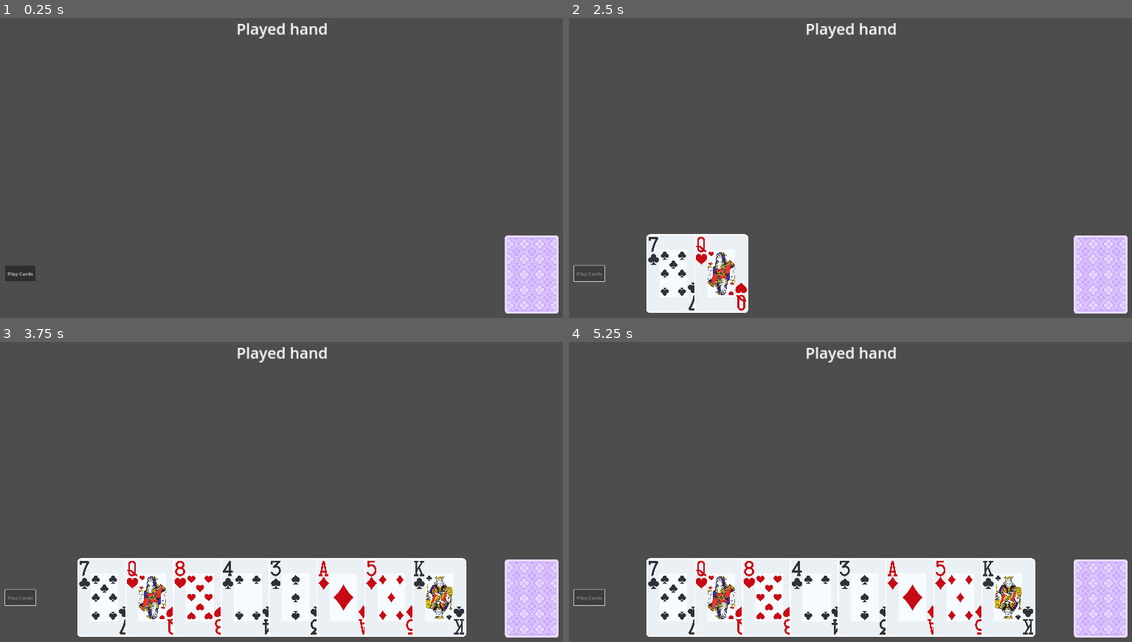
Above: before the commit, frames 1-4 (two rows, left to right).
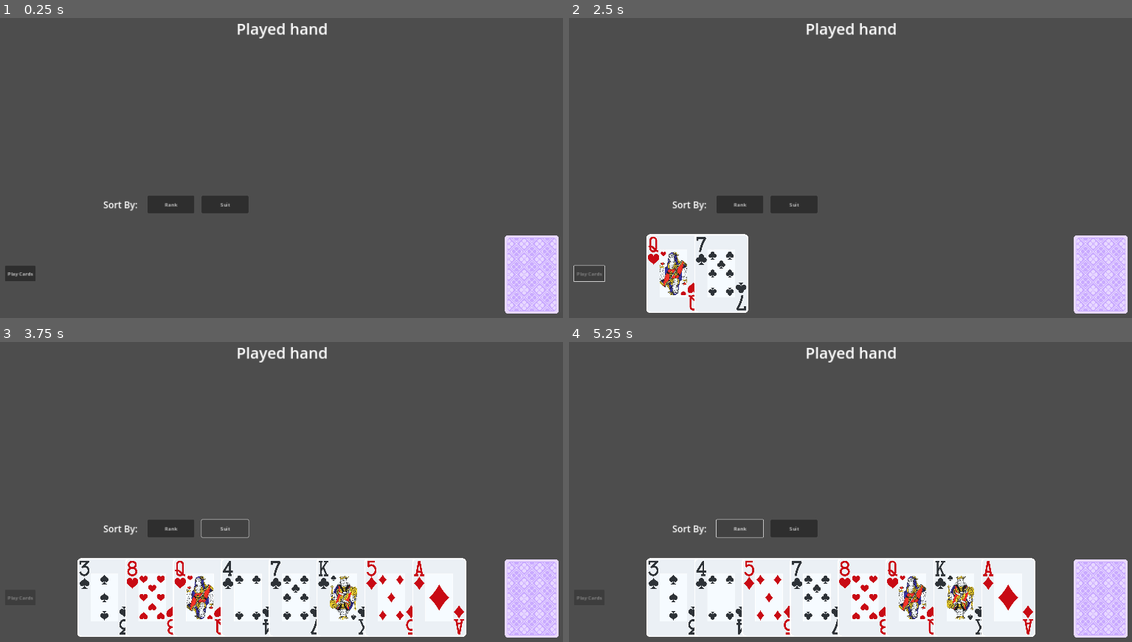
Above: after the commit, the same moments.

Repository: joverlee521/godot-card-game
Game: Godot game, scene res://scenes/card_battle.tscn
Same seed, same stepped clock (60 frames per second), same inputs: the game is played once before the commit and once after it. The project has no main scene, so this scene is started directly.
Inputs (mouse positions are in pixels of both pictures, inside the frame that each line leads up to):
- Up to frame 1 (0.25 s): no input
- Up to frame 2 (2.5 s): click (737, 204) at 0.5 s, where only the run after the commit has a clickable "Rank"; click (794, 204) at 1.25 s, where only the run after the commit has a clickable "Suit"; click "Play Cards" at 2 s
- Up to frame 3 (3.75 s): click (168, 528) at 2.75 s, where only the run after the commit has a clickable "Rank"; click (225, 528) at 3.5 s, where only the run after the commit has a clickable "Suit"
- Up to frame 4 (5.25 s): click "Play Cards" at 4.25 s; click (737, 528) at 5 s, where only the run after the commit has a clickable "Rank"

The runs differ from the first frame. In frame 1, 1.0% of the frame differs, in the area x 18-45%, y 59-66%; in frame 2, 2.5%; in frame 3, 3.7%; in frame 4, 4.5%, in the area x 0-83%, y 58-98%.

Commit message:
Sort player hand by name or suit

Diff:
--- a/scenes/card.gd
+++ b/scenes/card.gd
@@ -70,7 +70,7 @@
 			else:
 				position.y = position.y + 50
 
-			emit_signal("card_clicked", card_selected, self)
+			emit_signal("card_clicked")
 
 		self.get_viewport().set_input_as_handled()
 
--- a/scenes/card_battle.gd
+++ b/scenes/card_battle.gd
@@ -29,7 +29,8 @@
 
 
 func _on_cards_played(cards):
+	var num_cards_played = len(cards)
 	await $PlayedHand.add_played_cards(cards)
 
-	deal_cards(len(cards))
+	deal_cards(num_cards_played)
 	$PlayCards.set_disabled(false)
--- a/scenes/player_hand.gd
+++ b/scenes/player_hand.gd
@@ -12,9 +12,15 @@
 		hand.max_hand_size = value
 		set_card_x_spacing()
 
+
 var card_y
 var card_x_spacing
-var current_selected = 0
+
+var sort_attribute = "card_name":
+	set(value):
+		sort_attribute = value
+		position_all_cards()
+
 
 # Called when the node enters the scene tree for the first time.
 func _ready():
@@ -24,11 +30,6 @@
 	set_card_x_spacing()
 
 
-# Called every frame. 'delta' is the elapsed time since the previous frame.
-func _process(delta):
-	pass
-
-
 func set_card_x_spacing():
 	card_x_spacing = size.x/(hand.max_hand_size + 1)
 
@@ -36,6 +37,14 @@
 func position_card(card, card_order):
 	var card_x = card_order * card_x_spacing
 	card.position = Vector2(card_x, card_y)
+	card.z_index = card_order
+
+
+func position_all_cards():
+	hand.sort_cards(sort_attribute)
+	for i in hand.size():
+		var card = hand.cards[i]
+		position_card(card, i+1)
 
 
 func _on_deck_dealt_card(new_card):
@@ -46,35 +55,29 @@
 	new_card.card_clicked.connect(_on_card_clicked)
 	self.cards_selected.connect(new_card._on_cards_selected)
 
-	position_card(new_card, len(hand.cards))
+	position_all_cards()
 	new_card.reveal_card()
 
 
-func _on_card_clicked(card_selected, card):
-	if card_selected:
-		current_selected += 1
-		card.add_to_group("selected_cards")
-	else:
-		current_selected -= 1
-		card.remove_from_group("selected_cards")
+func _on_sort_by_name():
+	sort_attribute = "card_name"
 
-	emit_signal("cards_selected", current_selected == max_selected)
+
+func _on_sort_by_suit():
+	sort_attribute = "card_suit"
+
+
+func _on_card_clicked():
+	emit_signal("cards_selected", len(hand.selected_cards()) == max_selected)
 
 
 func _on_play_cards():
-	var selected_cards = get_tree().get_nodes_in_group("selected_cards")
-
-	var num_selected_cards = len(selected_cards)
-	current_selected = 0
-
+	var selected_cards = hand.selected_cards()
 	for card in selected_cards:
-		card.remove_from_group("selected_cards")
-		hand.cards.erase(card)
+		hand.remove_card(card)
 		remove_child(card)
 
-	for i in len(hand.cards):
-		var card = hand.cards[i]
-		position_card(card, i+1)
+	position_all_cards()
 
 	emit_signal("cards_played", selected_cards)
-	emit_signal("cards_selected", current_selected == max_selected)
+	emit_signal("cards_selected", len(hand.selected_cards()) == max_selected)
--- a/scenes/player_hand.tscn
+++ b/scenes/player_hand.tscn
@@ -16,3 +16,31 @@
 grow_vertical = 0
 color = Color(0.239216, 0, 0.25098, 0)
 script = ExtResource("1_shggg")
+
+[node name="Sort" type="Label" parent="."]
+layout_mode = 0
+offset_left = 152.0
+offset_top = -120.0
+offset_right = 264.0
+offset_bottom = -78.0
+theme_override_font_sizes/font_size = 30
+text = "Sort By:"
+
+[node name="SortByName" type="Button" parent="."]
+layout_mode = 0
+offset_left = 296.0
+offset_top = -128.0
+offset_right = 448.0
+offset_bottom = -72.0
+text = "Rank"
+
+[node name="SortBySuit" type="Button" parent="."]
+layout_mode = 0
+offset_left = 472.0
+offset_top = -128.0
+offset_right = 624.0
+offset_bottom = -72.0
+text = "Suit"
+
+[connection signal="pressed" from="SortByName" to="." method="_on_sort_by_name"]
+[connection signal="pressed" from="SortBySuit" to="." method="_on_sort_by_suit"]
--- a/scripts/hand_types/hand.gd
+++ b/scripts/hand_types/hand.gd
@@ -12,8 +12,24 @@
 
 
 func add_card(card):
-	assert(len(cards) < max_hand_size, "Reached max_hand_size %s" % max_hand_size)
+	assert(size() < max_hand_size, "Reached max_hand_size %s" % max_hand_size)
 	cards.append(card)
+
+
+func remove_card(card):
+	cards.erase(card)
+
+
+func clear():
+	cards.clear()
+
+
+func size():
+	return len(cards)
+
+
+func selected_cards():
+	return cards.filter(func(card): return card.card_selected)
 
 
 func group_cards(card_attribute = "card_name"):
@@ -22,3 +38,32 @@
 		var attribute_group = card_groups.get(attribute, [])
 		attribute_group.append(card)
 		card_groups[attribute] = attribute_group
+
+
+func sort_cards(attribute: String) -> void:
+	var inner_attribute = ""
+	if attribute == "card_name":
+		inner_attribute = "card_suit"
+	elif attribute == "card_suit":
+		inner_attribute = "card_name"
+	else:
+		assert(false, "Unexpected attribute for sorting: %s" % attribute)
+
+	sort_by_attribute(inner_attribute)
+	sort_by_attribute(attribute)
+
+
+# Sorts in ascending order of card_name based on the order in Card.card_values
+func sort_by_attribute(attribute) -> void:
+	var sort_order = []
+	if attribute == "card_name":
+		sort_order = Card.card_values.keys()
+	elif attribute == "card_suit":
+		sort_order = Card.expected_card_suits
+	else:
+		assert(false, "Unexpected attribute for sorting: %s" % attribute)
+
+	cards.sort_custom(
+		func(card_a, card_b):
+			return sort_order.find(card_a[attribute]) < sort_order.find(card_b[attribute])
+	)
